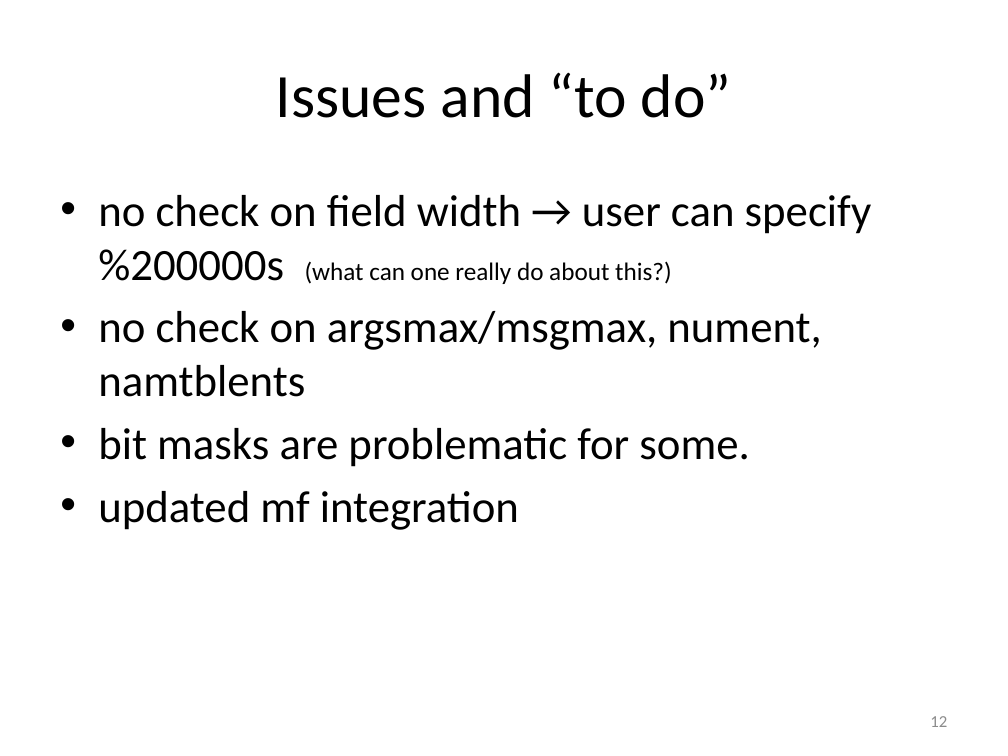
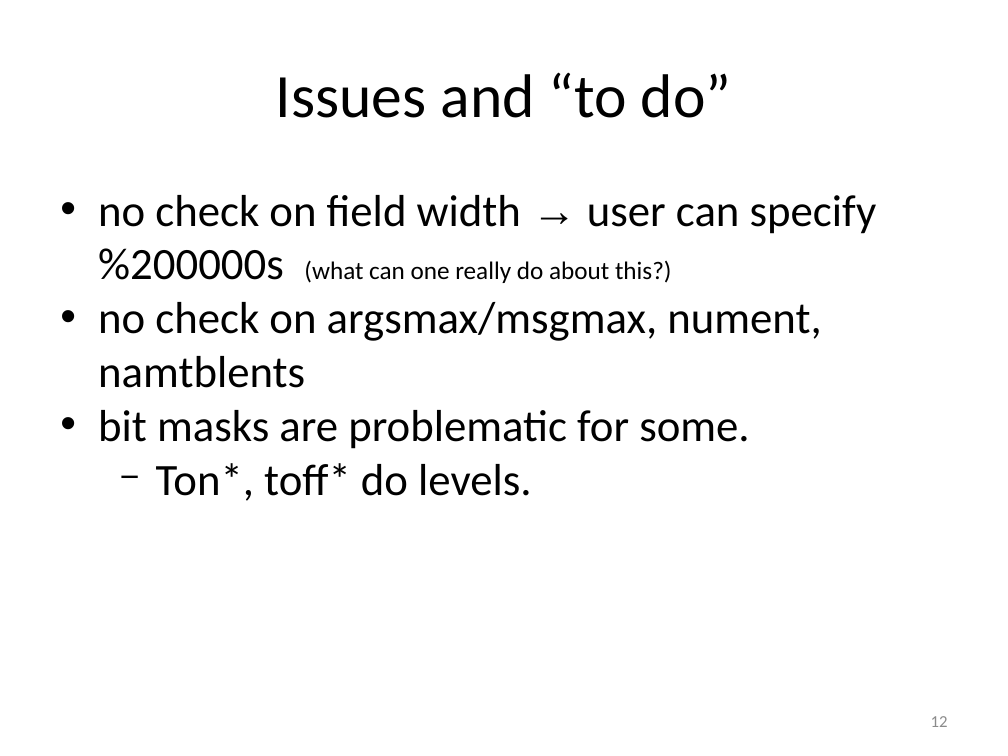
Before and after one commit to art-daq/trace, a slide deck: slide 12 of doc/trace.pptx. Drawn at 1008x756 pixels with LibreOffice and Linux fonts; fonts in the diff are those of the drawing. Boxes give left, top, right and bottom in pixels: in the first picture for what was removed or moved away, otherwise in the second. Text is boxed around its words. In the diff, an @@ line names an element or a change of style, - is before the commit and + after.

```diff
--- a/doc/trace.pptx
+++ b/doc/trace.pptx
@@ text at <box>98,195,877,449</box>: font Calibri to Arial in "→"; indent changed; less space between paragraphs @@
@@ text at <box>156,463,531,501</box>: text changed @@
-• updated mf integration
+  − Ton*, toff* do levels.
```
Also in this commit, not shown: 14 other slides changed, 30 other files.
